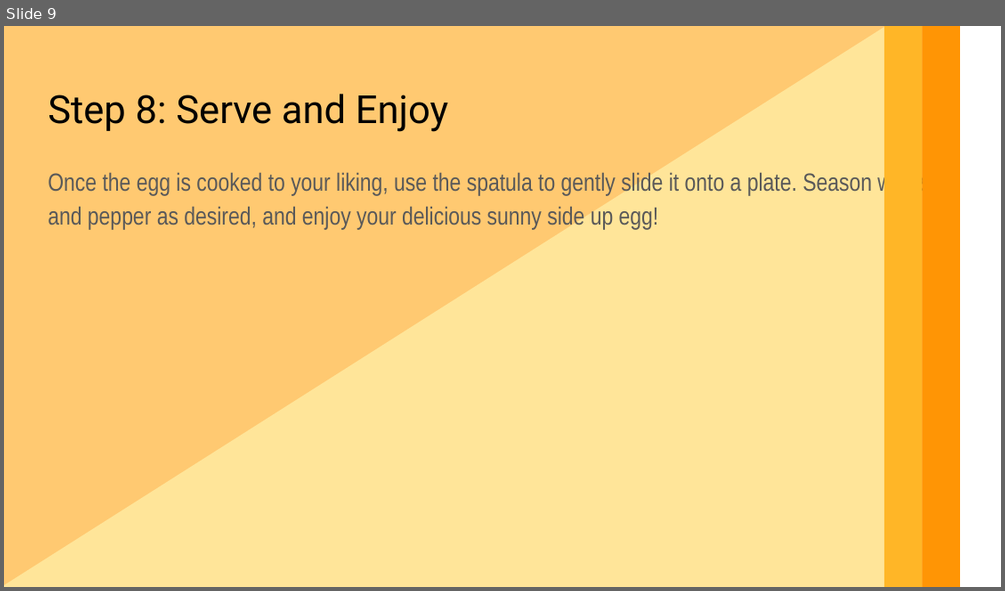
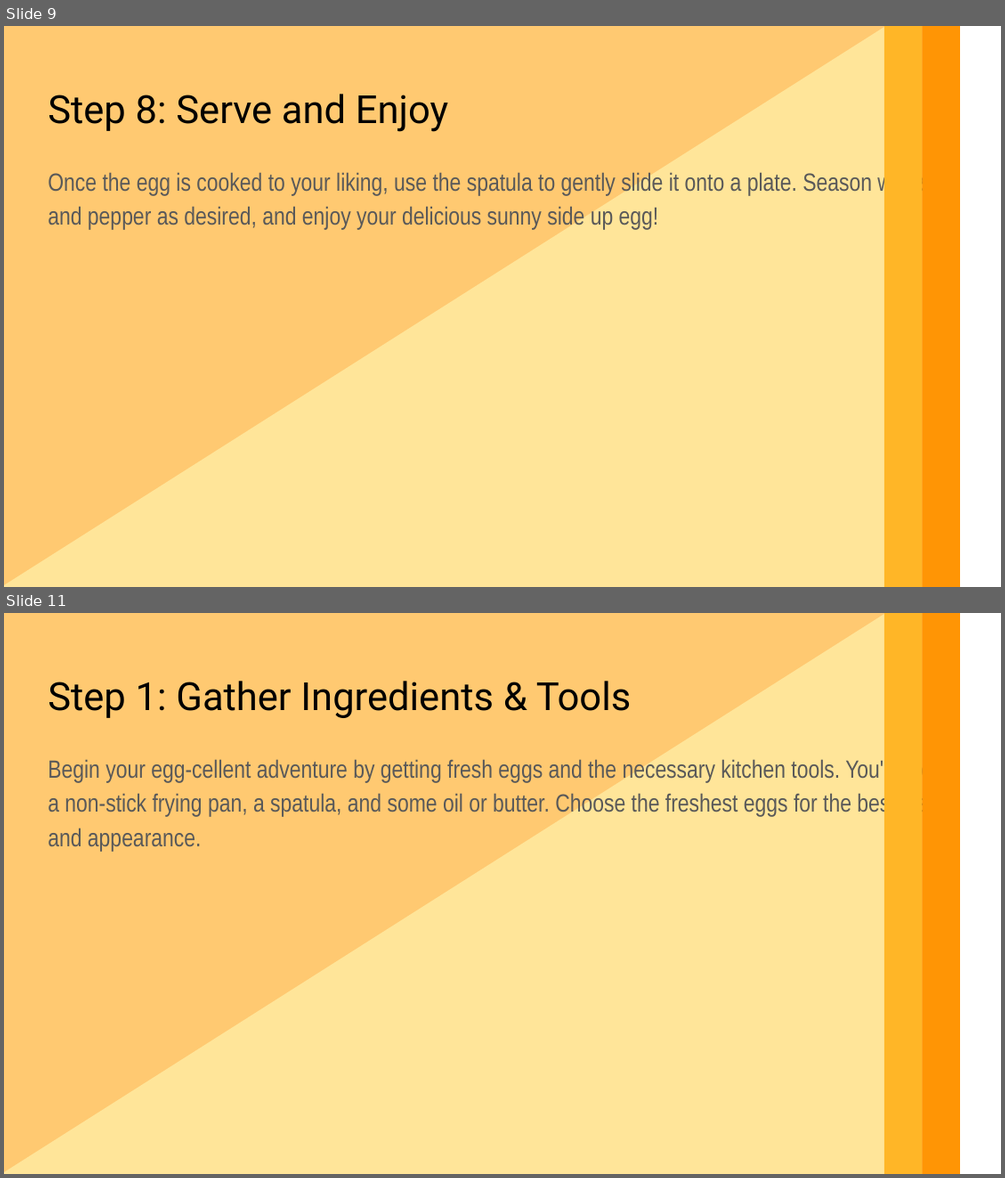
Before and after one commit to jeremyvet/ai-slides, a slide deck: cool.pptx. Shown one above the other, each under a label of ours: slide 9 before the commit, slides 9 and 11 after it; the slides between them are not shown. The pictures are 1005x591 and 1005x1178 pixels, drawn with LibreOffice and Linux fonts; fonts in the diff are those of the drawing. Boxes give left, top, right and bottom in pixels: in the first picture for what was removed or moved away, otherwise in the second. Text is boxed around its words. In the diff, an @@ line names an element or a change of style, - is before the commit and + after.

```diff
--- a/cool.pptx
+++ b/cool.pptx
@@ slide 11 added at <box>4,613,1001,1174</box>, background #FFFFFF @@
@@ rectangle added at <box>4,613,959,1174</box>, fill #FFC971 @@
@@ right triangle added at <box>4,613,886,1174</box>, fill #FFE599 @@
@@ rectangle added at <box>884,613,922,1174</box>, fill #FFB627 @@
@@ rectangle added at <box>922,613,960,1174</box>, fill #FF9505 @@
@@ text added at <box>48,681,631,718</box>, 28 pt, text #000000 @@
+Step 1: Gather Ingredients & Tools
@@ text added at <box>48,758,946,852</box>, 18 pt, text #595959 @@
+Begin your egg-cellent adventure by getting fresh eggs and the necessary kitchen tools. You'll need a non-stick frying pan, a spatula, and some oil or butter. Choose the freshest eggs for the best taste and appearance.
```
Also in this commit, not shown: 8 other slides added, 2 other files.
